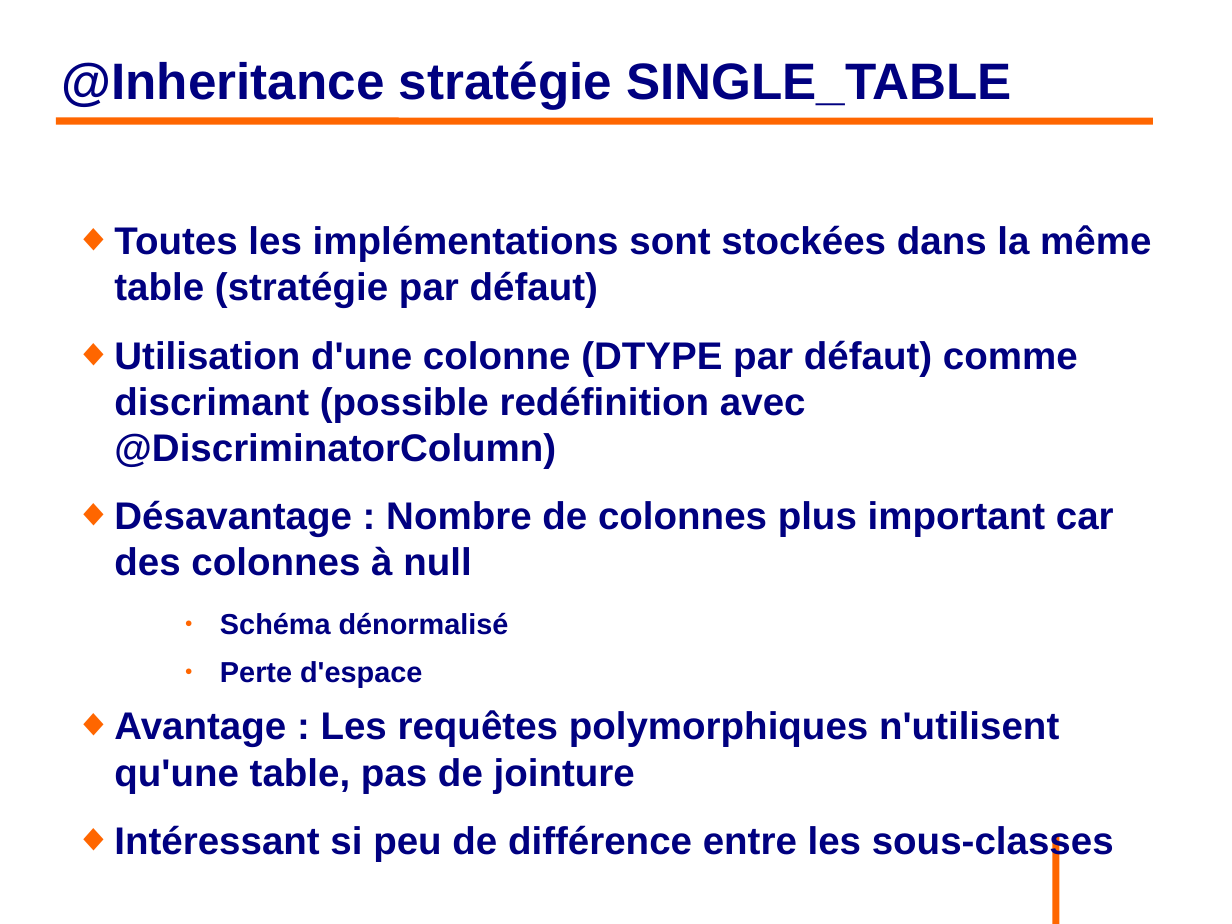
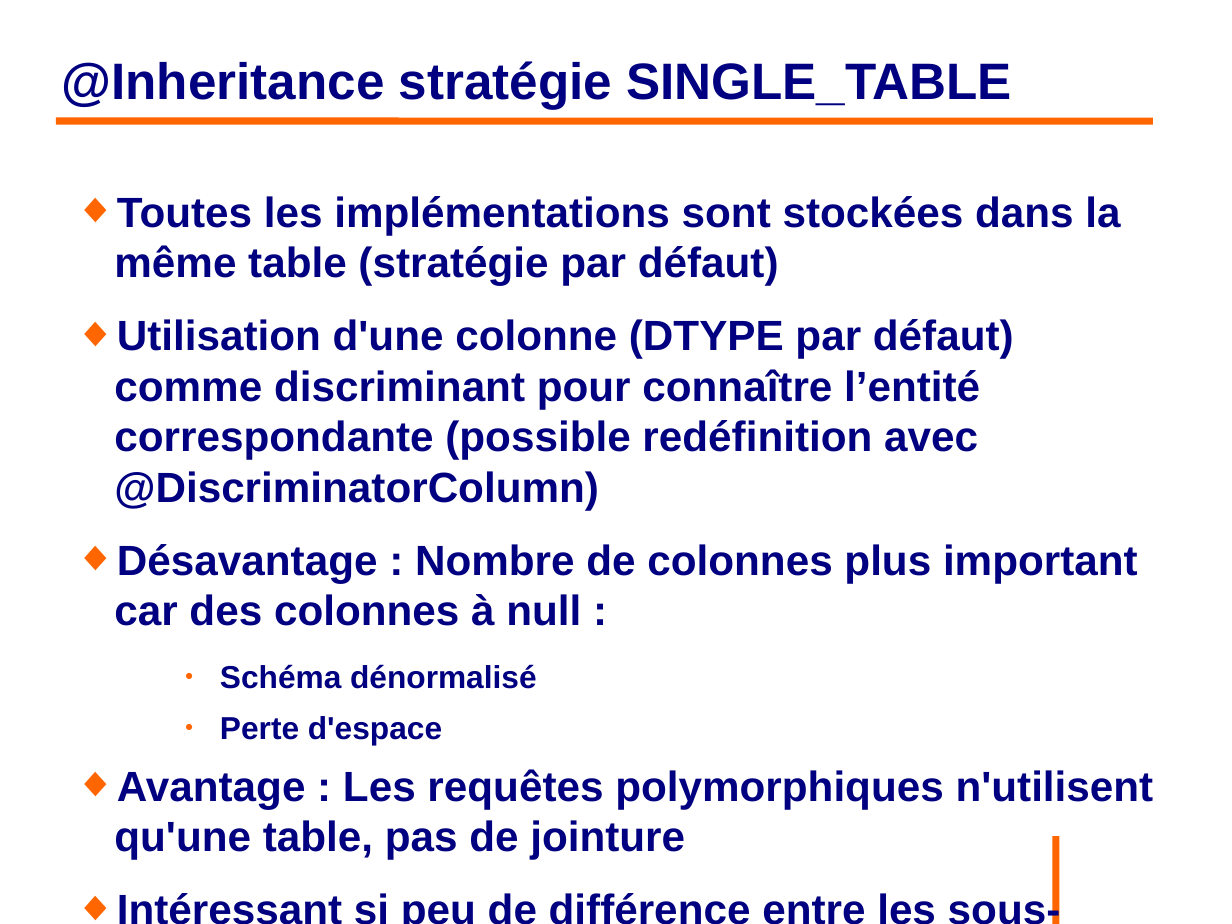
Before and after one commit to philphils/formation-hibernate-basique, a slide deck: slide 60 of Documentation/diapo_formation_hibernate.odp. Drawn at 1232x924 pixels with LibreOffice and Linux fonts; fonts in the diff are those of the drawing; background and template pictures are left out. Boxes give left, top, right and bottom in pixels: in the first picture for what was removed or moved away, otherwise in the second. Text is boxed around its words. In the diff, an @@ line names an element or a change of style, - is before the commit and + after.

```diff
--- a/Documentation/diapo_formation_hibernate.odp
+++ b/Documentation/diapo_formation_hibernate.odp
@@ text "Toutes les implémentations sont stockées ...": place and size @@
-text "Toutes les implémentations sont stockées ..." at [114, 225, 1151, 861]
+text "Toutes les implémentations sont stockées ..." at [114, 196, 1154, 859]
@@ text at [114, 196, 1154, 859]: size 24.8 to 27.2 pt in "Toutes les implémentations sont stockées dans la ...", "Avantage : Les requêtes polymorphiques n'utilisent qu'une ...", "Intéressant si peu de différence entre les ..."; size 18.6 to 20.4 pt in "Schéma dénormalisé", "Perte d'espace" @@
@@ text at [114, 319, 1138, 626]: text changed; size 24.8 to 27.2 pt @@
-◆ Utilisation d'une colonne (DTYPE par défaut) comme discrimant (possible redéfinition avec @DiscriminatorColumn)
-◆ Désavantage : Nombre de colonnes plus important car des colonnes à null
+◆ Utilisation d'une colonne (DTYPE par défaut) comme discriminant pour connaître l’entité correspondante (possible redéfinition avec @DiscriminatorColumn)
+◆ Désavantage : Nombre de colonnes plus important car des colonnes à null :
```
Also in this commit, not shown: 10 other slides changed, 1 slide added.
